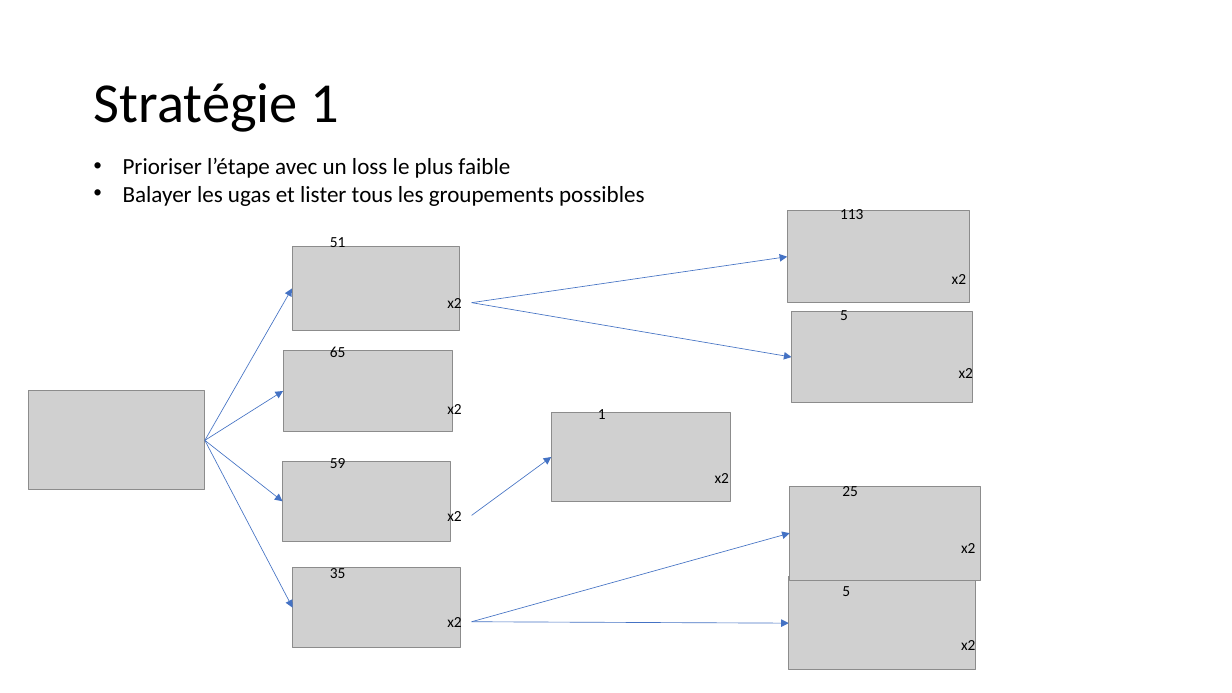
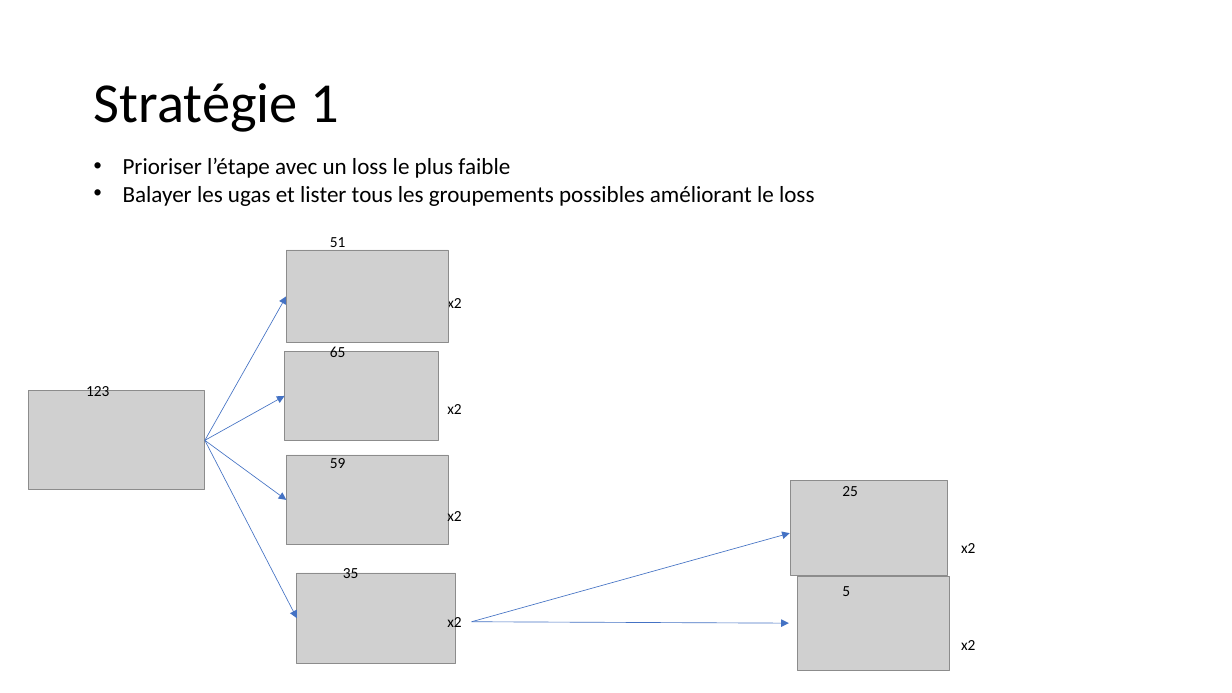
Before and after one commit to leopoldlacroix/graph_proj, a slide deck: slide 5 of explication.pptx (slide 7 before the commit). Drawn at 1232x693 pixels with LibreOffice and Linux fonts; fonts in the diff are those of the drawing; grey boxes stand for pictures. Boxes give left, top, right and bottom in pixels: in the first picture for what was removed or moved away, otherwise in the second. Text is boxed around its words. In the diff, an @@ line names an element or a change of style, - is before the commit and + after.

```diff
--- a/explication.pptx
+++ b/explication.pptx
@@ text at box(123, 186, 815, 206): text changed @@
-• Balayer les ugas et lister tous les groupements possibles
+• Balayer les ugas et lister tous les groupements possibles améliorant le loss
@@ picture: place and size @@
-picture at box(292, 247, 460, 330)
+picture at box(287, 250, 448, 343)
@@ arrow removed from (471, 303) to (787, 257) @@
@@ arrow moved from (205, 441) - (292, 288) to (205, 441) - (287, 297) @@
@@ group removed at box(787, 206, 973, 403): 4 texts, 2 pictures @@
-x2
-113
-5
-x2
@@ arrow removed from (471, 303) to (792, 357) @@
@@ picture: place and size @@
-picture at box(283, 350, 452, 432)
+picture at box(285, 352, 438, 441)
@@ text added at box(86, 383, 109, 396), 12 pt, text #000000 @@
+123
@@ arrow moved from (205, 441) - (283, 391) to (205, 441) - (285, 396) @@
@@ picture removed at box(552, 413, 731, 502) @@
@@ text removed at box(598, 405, 606, 419) @@
-1
@@ arrow moved from (205, 441) - (283, 502) to (205, 441) - (287, 500) @@
@@ arrow moved from (205, 441) - (293, 608) to (205, 441) - (297, 618) @@
@@ picture: place and size @@
-picture at box(283, 461, 451, 542)
+picture at box(287, 455, 448, 544)
@@ arrow removed from (471, 516) to (552, 457) @@
@@ text removed at box(715, 473, 729, 483) @@
-x2
@@ picture: place and size @@
-picture at box(790, 486, 981, 580)
+picture at box(791, 481, 948, 576)
@@ text "35": place and size @@
-text "35" at box(330, 565, 346, 578)
+text "35" at box(343, 565, 359, 578)
@@ picture: place and size @@
-picture at box(293, 567, 460, 648)
+picture at box(297, 573, 456, 664)
@@ picture: place and size @@
-picture at box(789, 577, 976, 669)
+picture at box(798, 577, 950, 671)
```
Also in this commit, not shown: 7 other slides changed, 1 slide removed, 8 other files.
